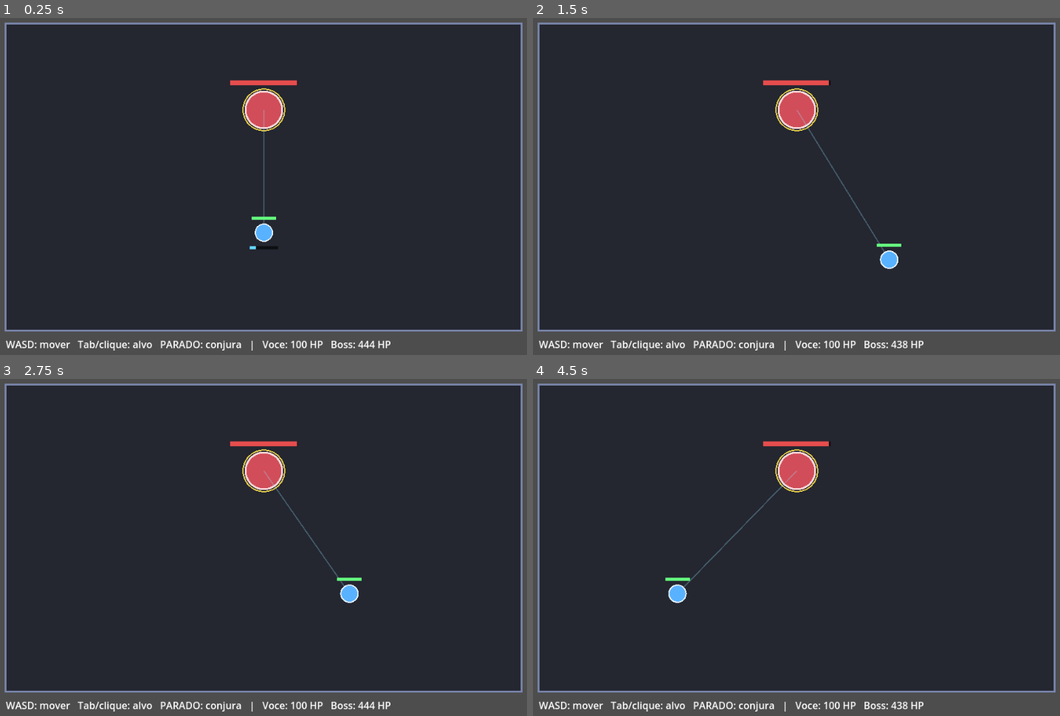
Above: before the commit, frames 1-4 (two rows, left to right).
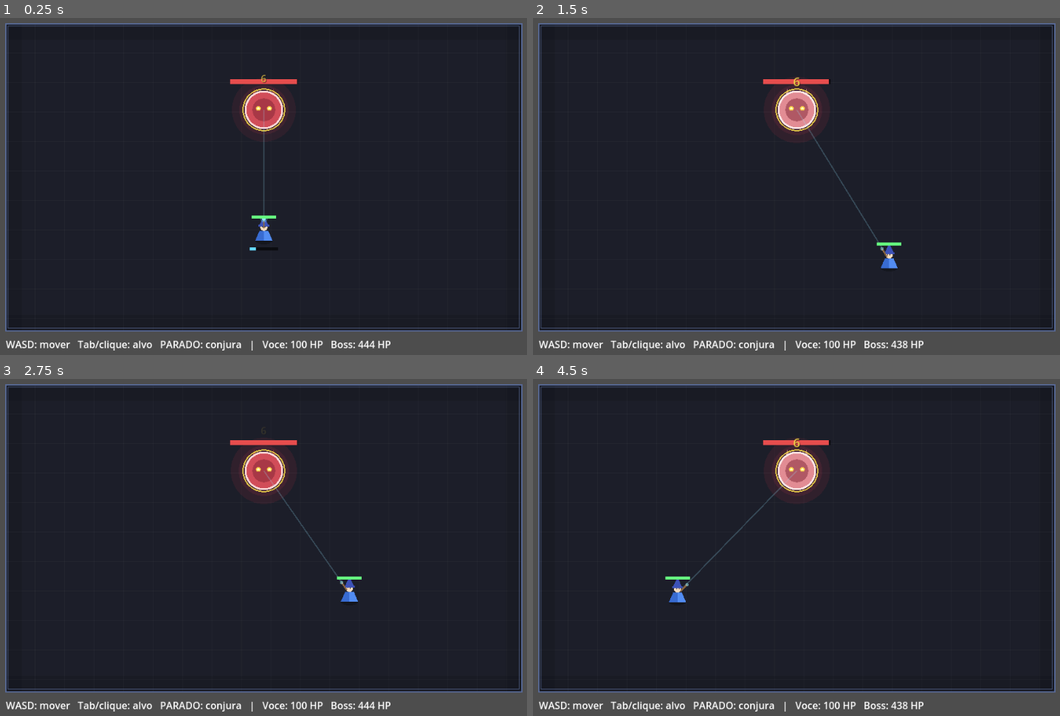
Above: after the commit, the same moments.

Repository: fcbicalho-cloud/Impossiblebosses
Game: Godot game, scene res://Main.tscn
The game is run twice, just before and just after one commit, with the same random seed, the same clock (stepped at 60 frames per second) and the same inputs.
Inputs (mouse positions are in pixels of both pictures, inside the frame that each line leads up to):
- Up to frame 1 (0.25 s): no input
- Up to frame 2 (1.5 s): tap Enter at 0.5 s; move the mouse to (928, 162) at 0.52 s; hold D 0.53-1.28 s; tap R at 0.6 s; click (928, 162) at 0.67 s; move the mouse to (680, 203) at 1.27 s; hold S from 1.28 s (still down); tap Tab at 1.35 s
- Up to frame 3 (2.75 s): move the mouse to (321, 456) at 2.02 s; release S at 2.03 s; hold D from 2.03 s (still down); tap R at 2.1 s
- Up to frame 4 (4.5 s): move the mouse to (764, 621) at 2.77 s; release D at 2.78 s; hold W 2.78-3.53 s; tap Tab at 2.85, 4.35 s; click (764, 621) at 2.92 s; move the mouse to (975, 604) at 3.52 s; hold A from 3.53 s (still down); tap R at 3.6 s; move the mouse to (617, 486) at 4.27 s

The runs differ from the first frame. In frame 1, 3.6% of the frame differs, in the area x 0-100%, y 1-93%; in frame 2, 4.0%; in frame 3, 3.6%; in frame 4, 3.9%.

Commit message:
feat(graficos): upgrade procedural - personagens, arena e juice de combate
Primeiro passo de arte, 100% procedural (via _draw, sem assets), conforme
combinado. Desvio consciente do pilar 'arte placeholder' do escopo, por
motivacao de desenvolvimento.

Juice na base Actor (vale pra qualquer entidade futura):
- flash branco ao tomar dano (flash_timer + _flash_mix)
- numeros de dano flutuantes (damage_number.gd) via camada de FX (grupo 'fx')
- anim_time compartilhado pra idle/aura
- aoe_burst.gd: explosao ao detonar o AoE

Personagens:
- Mago: robe + chapeu + cajado com orbe que brilha ao conjurar, olha na
  direcao do alvo, leve balanco de idle, sombra
- Boss: orbe sombrio com aura pulsante, chifres e olhos brilhantes

Cenario:
- arena com grade sutil, vinheta nas bordas e borda dupla (deixa de ser um
  retangulo cinza)

Co-Authored-By: Claude Sonnet 5 <noreply@anthropic.com>
Claude-Session: https://claude.ai/code/session_01AGq6QZNWbbKFDuXbKAjmXP

Diff:
--- a/scripts/actor.gd
+++ b/scripts/actor.gd
@@ -2,25 +2,36 @@
 class_name Actor
 ## Base de QUALQUER entidade com vida: jogadores (PartyMember), boss e adds.
 ##
-## Unifica hp/alive/take_damage/heal/morte e o desenho da barra de vida — antes
-## cada tipo reimplementava isso do seu jeito. Subclasses definem grupos,
-## movimento, mecânicas e o desenho do próprio corpo (`_draw`).
+## Unifica hp/alive/take_damage/heal/morte, o desenho da barra de vida e o
+## "juice" comum (flash branco ao tomar dano, números de dano flutuantes,
+## relógio de animação para idle/aura). Subclasses definem grupos, movimento,
+## mecânicas e o desenho do próprio corpo (`_draw`).
 ##
 ## Pontos de extensão:
 ##   _apply_damage(amount) — PartyMember sobrescreve para descontar escudo.
 ##   _die()               — Add sobrescreve para sair dos grupos e liberar o nó.
+## Visual (subclasses chamam no _process e usam no _draw):
+##   _tick_visuals(delta) — avança anim_time e decai o flash.
+##   _flash_mix(color)    — mistura a cor com branco enquanto o flash está ativo.
 
 signal died
+
+const FLASH_TIME := 0.12
 
 var max_hp := 100.0
 var hp := 100.0
 var alive := true
 var radius := 14.0
 
+var flash_timer := 0.0
+var anim_time := 0.0
+
 
 func take_damage(amount: float) -> void:
 	if not alive or amount <= 0.0:
 		return
+	flash_timer = FLASH_TIME
+	_spawn_damage_number(amount)
 	_apply_damage(amount)
 
 
@@ -33,6 +44,7 @@
 
 func _die() -> void:
 	alive = false
+	flash_timer = 0.0
 	died.emit()
 
 
@@ -55,6 +67,30 @@
 	return radius + 6.0
 
 
+func _tick_visuals(delta: float) -> void:
+	anim_time += delta
+	flash_timer = maxf(0.0, flash_timer - delta)
+
+
+func _flash_mix(base: Color) -> Color:
+	if flash_timer <= 0.0:
+		return base
+	var t: float = clampf(flash_timer / FLASH_TIME, 0.0, 1.0)
+	return base.lerp(Color(1.0, 1.0, 1.0, base.a), t * 0.8)
+
+
+## Sobe um número de dano flutuante na camada de FX (grupo "fx", criada pelo
+## Main). Silencioso se não houver camada de FX.
+func _spawn_damage_number(amount: float) -> void:
+	var fx := get_tree().get_first_node_in_group("fx")
+	if fx == null:
+		return
+	var dn := DamageNumber.new()
+	dn.setup(int(round(amount)))
+	fx.add_child(dn)
+	dn.global_position = global_position + Vector2(0.0, -radius - 6.0)
+
+
 func _draw_hp_bar(width: float, height: float, y_offset: float, fill: Color) -> void:
 	var off := Vector2(-width / 2.0, y_offset)
 	draw_rect(Rect2(off, Vector2(width, height)), Color(0, 0, 0, 0.6), true)
--- /dev/null
+++ b/scripts/aoe_burst.gd
@@ -0,0 +1,29 @@
+extends Node2D
+class_name AoeBurst
+## Explosão visual quando um AoE do boss detona: um anel que expande e some.
+## Criado por Boss._detonate na camada de FX. Puramente cosmético.
+
+const LIFE := 0.4
+
+var _radius := 90.0
+var _age := 0.0
+
+
+func setup(r: float) -> void:
+	_radius = r
+
+
+func _process(delta: float) -> void:
+	_age += delta
+	if _age >= LIFE:
+		queue_free()
+		return
+	queue_redraw()
+
+
+func _draw() -> void:
+	var t: float = clampf(_age / LIFE, 0.0, 1.0)
+	var a: float = (1.0 - t) * 0.85
+	var rr: float = _radius * (0.55 + 0.55 * t)
+	draw_circle(Vector2.ZERO, rr * 0.6, Color(1.0, 0.5, 0.2, a * 0.35))
+	draw_arc(Vector2.ZERO, rr, 0.0, TAU, 40, Color(1.0, 0.45, 0.2, a), 4.0)
--- a/scripts/boss.gd
+++ b/scripts/boss.gd
@@ -1,10 +1,13 @@
 extends Actor
 class_name Boss
-## Boss — Fase 2 (mínimo jogável). Estende Actor (HP unificado).
+## Boss — Fase 2 (mínimo jogável). Estende Actor (HP unificado + juice).
 ##
 ## Uma mecânica: AoE telegrafado no chão (círculo vermelho que cresce durante o
-## aviso; ao fim, detona e dá dano em quem estiver dentro). Mira num membro
+## aviso; ao fim, detona, dá dano e solta uma explosão visual). Mira num membro
 ## aleatório do grupo "party" no início do aviso, dando tempo de sair.
+##
+## Visual procedural: orbe sombrio com aura pulsante, chifres e olhos brilhantes;
+## flash ao tomar dano (herdado de Actor).
 ##
 ## Threat/aggro, fases, corpo-a-corpo, adds e projéteis voltam nas fases 3-4.
 
@@ -32,6 +35,7 @@
 func _process(delta: float) -> void:
 	if not alive:
 		return
+	_tick_visuals(delta)
 	_update_aoes(delta)
 	queue_redraw()
 
@@ -61,6 +65,17 @@
 	for m: PartyMember in _alive_party():
 		if m.position.distance_to(pos) <= AOE_RADIUS:
 			m.take_damage(AOE_DAMAGE)
+	_spawn_burst(pos)
+
+
+func _spawn_burst(pos: Vector2) -> void:
+	var fx := get_tree().get_first_node_in_group("fx")
+	if fx == null:
+		return
+	var b := AoeBurst.new()
+	b.setup(AOE_RADIUS)
+	fx.add_child(b)
+	b.global_position = pos
 
 
 func _alive_party() -> Array:
@@ -80,15 +95,50 @@
 
 
 func _draw() -> void:
+	# AoEs telegrafados (no chão, sob o boss).
 	for aoe in _aoes:
 		var local: Vector2 = aoe["pos"] - position
 		var frac: float = clampf(1.0 - (aoe["timer"] / AOE_TELEGRAPH), 0.0, 1.0)
-		draw_circle(local, AOE_RADIUS, Color(1.0, 0.2, 0.2, 0.16))
-		draw_circle(local, AOE_RADIUS * frac, Color(1.0, 0.25, 0.2, 0.35))
+		draw_circle(local, AOE_RADIUS, Color(1.0, 0.2, 0.2, 0.14))
+		draw_circle(local, AOE_RADIUS * frac, Color(1.0, 0.25, 0.2, 0.34))
 		draw_arc(local, AOE_RADIUS, 0.0, TAU, 32, Color(1.0, 0.3, 0.3, 0.9), 2.5)
 
-	var body_color := Color(0.82, 0.3, 0.35) if alive else Color(0.45, 0.3, 0.32)
-	draw_circle(Vector2.ZERO, radius, body_color)
-	draw_arc(Vector2.ZERO, radius, 0.0, TAU, 32, Color(1.0, 0.85, 0.85), 3.0)
+	_draw_body()
+	_draw_hp_bar(110.0, 8.0, -radius - 20.0, Color(0.9, 0.3, 0.3))
 
-	_draw_hp_bar(110.0, 8.0, -radius - 18.0, Color(0.9, 0.3, 0.3))
+
+func _draw_body() -> void:
+	var dead := not alive
+	var pulse := 0.5 + 0.5 * sin(anim_time * 2.0)
+
+	# Aura pulsante.
+	if not dead:
+		draw_circle(Vector2.ZERO, radius * (1.55 + 0.25 * pulse), Color(0.9, 0.2, 0.3, 0.05 + 0.05 * pulse))
+		draw_circle(Vector2.ZERO, radius * (1.25 + 0.12 * pulse), Color(0.9, 0.25, 0.35, 0.10))
+
+	var horn := _flash_mix(Color(0.55, 0.18, 0.22) if not dead else Color(0.4, 0.3, 0.32))
+	# Chifres.
+	draw_colored_polygon(PackedVector2Array([
+		Vector2(-radius * 0.72, -radius * 0.45),
+		Vector2(-radius * 0.32, -radius * 0.55),
+		Vector2(-radius * 0.52, -radius * 1.15),
+	]), horn)
+	draw_colored_polygon(PackedVector2Array([
+		Vector2(radius * 0.72, -radius * 0.45),
+		Vector2(radius * 0.32, -radius * 0.55),
+		Vector2(radius * 0.52, -radius * 1.15),
+	]), horn)
+
+	# Corpo.
+	var body := _flash_mix(Color(0.82, 0.3, 0.35) if not dead else Color(0.45, 0.3, 0.32))
+	draw_circle(Vector2.ZERO, radius, body)
+	draw_circle(Vector2.ZERO, radius * 0.62, Color(0.5, 0.14, 0.2, 0.5))
+	draw_arc(Vector2.ZERO, radius, 0.0, TAU, 32, _flash_mix(Color(1.0, 0.85, 0.85)), 3.0)
+
+	# Olhos brilhantes.
+	if not dead:
+		var eye := Color(1.0, 0.85, 0.3)
+		draw_circle(Vector2(-radius * 0.3, -radius * 0.08), radius * 0.13, eye)
+		draw_circle(Vector2(radius * 0.3, -radius * 0.08), radius * 0.13, eye)
+		draw_circle(Vector2(-radius * 0.3, -radius * 0.08), radius * 0.06, Color(1.0, 1.0, 0.8))
+		draw_circle(Vector2(radius * 0.3, -radius * 0.08), radius * 0.06, Color(1.0, 1.0, 0.8))
--- /dev/null
+++ b/scripts/damage_number.gd
@@ -0,0 +1,35 @@
+extends Node2D
+class_name DamageNumber
+## Número de dano flutuante: sobe e some. Auto-destrói ao fim da vida.
+## Criado por Actor._spawn_damage_number na camada de FX.
+
+const LIFE := 0.7
+const RISE_SPEED := 38.0
+
+var _text := "0"
+var _age := 0.0
+
+
+func setup(amount: int) -> void:
+	_text = str(amount)
+
+
+func _process(delta: float) -> void:
+	_age += delta
+	position.y -= RISE_SPEED * delta
+	if _age >= LIFE:
+		queue_free()
+		return
+	queue_redraw()
+
+
+func _draw() -> void:
+	var font := ThemeDB.fallback_font
+	if font == null:
+		return
+	var a: float = clampf(1.0 - _age / LIFE, 0.0, 1.0)
+	# leve "pop": maior no início
+	var size: int = int(round(lerpf(22.0, 16.0, clampf(_age / 0.2, 0.0, 1.0))))
+	# sombra + texto
+	draw_string(font, Vector2(-19.0, 1.0), _text, HORIZONTAL_ALIGNMENT_CENTER, 40.0, size, Color(0, 0, 0, a * 0.7))
+	draw_string(font, Vector2(-20.0, 0.0), _text, HORIZONTAL_ALIGNMENT_CENTER, 40.0, size, Color(1.0, 0.85, 0.3, a))
--- a/scripts/mago.gd
+++ b/scripts/mago.gd
@@ -6,8 +6,8 @@
 ## só progride PARADO (mover interrompe e zera). Alvo de inimigo via tab-target
 ## (Tab cicla / clique seleciona — roteado pelo Main) ou auto-aquisição do bot.
 ##
-## Fase 1: só o movimento é exercitado (ainda não há boss para atacar).
-## Fase 2: com o Boss em cena, o auto-attack e a conjuração passam a causar dano.
+## Visual procedural: mago com robe/chapéu/cajado, olha na direção do alvo,
+## leve balanço de idle, orbe do cajado brilha ao conjurar, flash ao tomar dano.
 
 const SPEED := 220.0
 const ATTACK_RANGE := 320.0
@@ -22,6 +22,7 @@
 var _cast_progress := 0.0
 var _casting := false
 var _interrupt_timer := 0.0
+var _facing := Vector2(0.0, 1.0)
 
 
 func _ready() -> void:
@@ -35,6 +36,7 @@
 func _process(delta: float) -> void:
 	if not alive:
 		return
+	_tick_visuals(delta)
 	var moving := _bot_move(delta) if is_bot else _human_move(delta)
 	_handle_autoattack(delta)
 	_handle_cast(delta, moving)
@@ -42,6 +44,10 @@
 		_interrupt_timer -= delta
 	if target == null or not is_instance_valid(target):
 		_acquire_nearest_enemy()
+	if target != null and is_instance_valid(target):
+		var tv: Vector2 = target.position - position
+		if tv.length() > 1.0:
+			_facing = tv.normalized()
 	queue_redraw()
 
 
@@ -148,21 +154,78 @@
 
 
 func _draw() -> void:
+	# Retícula do alvo + linha de auto-attack.
 	if alive and target != null and is_instance_valid(target):
 		var to_target: Vector2 = target.position - position
-		draw_arc(to_target, 34.0, 0.0, TAU, 24, Color(1.0, 0.9, 0.3, 0.9), 2.0)
+		draw_arc(to_target, 34.0, 0.0, TAU, 24, Color(1.0, 0.9, 0.3, 0.85), 2.0)
 		if to_target.length() <= ATTACK_RANGE:
-			draw_line(Vector2.ZERO, to_target, Color(0.6, 0.9, 1.0, 0.28), 2.0)
-
-	var body_color := Color(0.35, 0.7, 1.0) if alive else Color(0.4, 0.4, 0.45)
-	draw_circle(Vector2.ZERO, radius, body_color)
-	draw_arc(Vector2.ZERO, radius, 0.0, TAU, 24, Color(0.9, 0.95, 1.0), 2.0)
-	if is_bot:
-		draw_arc(Vector2.ZERO, radius + 4.0, 0.0, TAU, 16, Color(1.0, 1.0, 1.0, 0.35), 1.0)
-
+			draw_line(Vector2.ZERO, to_target, Color(0.6, 0.9, 1.0, 0.22), 2.0)
+
+	_draw_character()
 	_draw_shield_overlay()
 	_draw_cast_bar()
-	_draw_hp_bar(40.0, 5.0, -radius - 12.0, Color(0.4, 1.0, 0.5))
+	_draw_hp_bar(40.0, 5.0, -radius - 14.0, Color(0.4, 1.0, 0.5))
+
+
+func _draw_character() -> void:
+	var dead := not alive
+	var bob := 0.0 if dead else sin(anim_time * 3.5) * 1.5
+
+	# Sombra (sem balanço).
+	draw_set_transform(Vector2(0.0, radius * 0.95), 0.0, Vector2(1.0, 0.4))
+	draw_circle(Vector2.ZERO, radius, Color(0, 0, 0, 0.28))
+	draw_set_transform(Vector2.ZERO, 0.0, Vector2.ONE)
+
+	# Corpo (com balanço de idle).
+	draw_set_transform(Vector2(0.0, -bob), 0.0, Vector2.ONE)
+
+	var robe := _flash_mix(Color(0.32, 0.55, 0.95) if not dead else Color(0.42, 0.42, 0.47))
+	var robe_dark := _flash_mix(Color(0.22, 0.42, 0.82) if not dead else Color(0.34, 0.34, 0.40))
+	var skin := _flash_mix(Color(0.96, 0.86, 0.74) if not dead else Color(0.50, 0.50, 0.52))
+	var hat := _flash_mix(Color(0.24, 0.32, 0.72) if not dead else Color(0.30, 0.30, 0.36))
+	var w := radius
+
+	# Robe (trapézio) + sombreado esquerdo.
+	draw_colored_polygon(PackedVector2Array([
+		Vector2(-w, radius), Vector2(w, radius),
+		Vector2(w * 0.5, -radius * 0.15), Vector2(-w * 0.5, -radius * 0.15),
+	]), robe)
+	draw_colored_polygon(PackedVector2Array([
+		Vector2(-w, radius), Vector2(0.0, radius),
+		Vector2(0.0, -radius * 0.15), Vector2(-w * 0.5, -radius * 0.15),
+	]), robe_dark)
+
+	# Cabeça.
+	var head := Vector2(0.0, -radius * 0.55)
+	draw_circle(head, radius * 0.42, skin)
+
+	# Chapéu (cone + aba).
+	draw_colored_polygon(PackedVector2Array([
+		Vector2(-radius * 0.55, head.y - radius * 0.18),
+		Vector2(radius * 0.55, head.y - radius * 0.18),
+		Vector2(0.0, head.y - radius * 1.35),
+	]), hat)
+	draw_line(head + Vector2(-radius * 0.62, -radius * 0.18), head + Vector2(radius * 0.62, -radius * 0.18), hat, 3.0)
+
+	# Olhos (olham na direção do facing).
+	var look := Vector2(_facing.x, 0.0) * (radius * 0.08)
+	draw_circle(head + Vector2(-radius * 0.14, -radius * 0.02) + look, radius * 0.05, Color(0.1, 0.1, 0.15))
+	draw_circle(head + Vector2(radius * 0.14, -radius * 0.02) + look, radius * 0.05, Color(0.1, 0.1, 0.15))
+
+	# Cajado + orbe na direção do facing.
+	var fdir := _facing
+	if fdir.length() < 0.1:
+		fdir = Vector2(0.0, 1.0)
+	fdir = fdir.normalized()
+	var hand := fdir * (radius * 0.5) + Vector2(0.0, radius * 0.1)
+	var tip := hand + fdir * (radius * 1.1)
+	draw_line(hand, tip, _flash_mix(Color(0.55, 0.40, 0.25)), 2.5)
+	var orb_pulse := 0.9 if _casting else (0.6 + 0.15 * sin(anim_time * 6.0))
+	if _casting:
+		draw_circle(tip, radius * 0.4, Color(0.5, 0.9, 1.0, 0.3))
+	draw_circle(tip, radius * 0.2, Color(0.6, 0.95, 1.0, orb_pulse))
+
+	draw_set_transform(Vector2.ZERO, 0.0, Vector2.ONE)
 
 
 func _draw_cast_bar() -> void:
@@ -170,7 +233,7 @@
 		return
 	var w := 46.0
 	var h := 5.0
-	var off := Vector2(-w / 2.0, radius + 8.0)
+	var off := Vector2(-w / 2.0, radius + 10.0)
 	if _casting and _cast_progress > 0.0:
 		draw_rect(Rect2(off, Vector2(w, h)), Color(0, 0, 0, 0.6), true)
 		draw_rect(Rect2(off, Vector2(w * (_cast_progress / CAST_TIME), h)), Color(0.4, 0.85, 1.0), true)
--- a/scripts/main.gd
+++ b/scripts/main.gd
@@ -27,6 +27,8 @@
 func _ready() -> void:
 	_build_hud()
 	_world = Node2D.new()
+	_world.add_to_group("fx")  # Actor/Boss sobem números de dano e explosões aqui
+	_world.z_index = 10         # FX por cima dos personagens
 	add_child(_world)
 	_start_encounter()
 
@@ -152,5 +154,29 @@
 
 
 func _draw() -> void:
-	draw_rect(ARENA_RECT, Color(0.14, 0.15, 0.19), true)
-	draw_rect(ARENA_RECT, Color(0.48, 0.53, 0.68), false, 3.0)
+	# Piso base.
+	draw_rect(ARENA_RECT, Color(0.11, 0.12, 0.16), true)
+
+	# Grade sutil.
+	var grid_col := Color(1, 1, 1, 0.035)
+	var step := 48.0
+	var gx := ARENA_RECT.position.x + step
+	while gx < ARENA_RECT.end.x:
+		draw_line(Vector2(gx, ARENA_RECT.position.y), Vector2(gx, ARENA_RECT.end.y), grid_col, 1.0)
+		gx += step
+	var gy := ARENA_RECT.position.y + step
+	while gy < ARENA_RECT.end.y:
+		draw_line(Vector2(ARENA_RECT.position.x, gy), Vector2(ARENA_RECT.end.x, gy), grid_col, 1.0)
+		gy += step
+
+	# Vinheta nas bordas (escurece o perímetro).
+	var vign := Color(0, 0, 0, 0.10)
+	var b := 26.0
+	draw_rect(Rect2(ARENA_RECT.position, Vector2(ARENA_RECT.size.x, b)), vign, true)
+	draw_rect(Rect2(Vector2(ARENA_RECT.position.x, ARENA_RECT.end.y - b), Vector2(ARENA_RECT.size.x, b)), vign, true)
+	draw_rect(Rect2(ARENA_RECT.position, Vector2(b, ARENA_RECT.size.y)), vign, true)
+	draw_rect(Rect2(Vector2(ARENA_RECT.end.x - b, ARENA_RECT.position.y), Vector2(b, ARENA_RECT.size.y)), vign, true)
+
+	# Borda dupla.
+	draw_rect(ARENA_RECT, Color(0.35, 0.42, 0.60), false, 2.0)
+	draw_rect(ARENA_RECT.grow(-4.0), Color(0.5, 0.6, 0.85, 0.5), false, 1.0)
